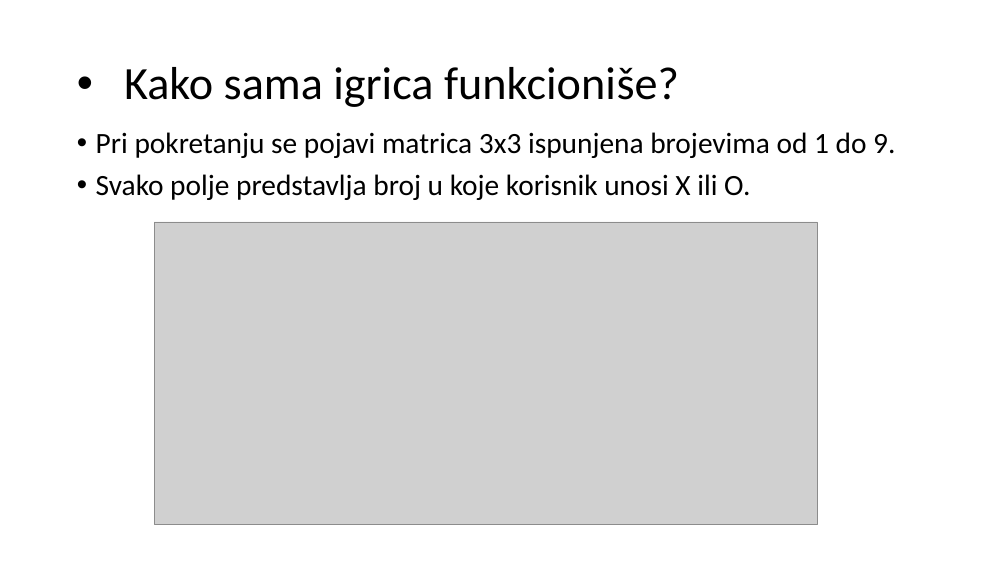
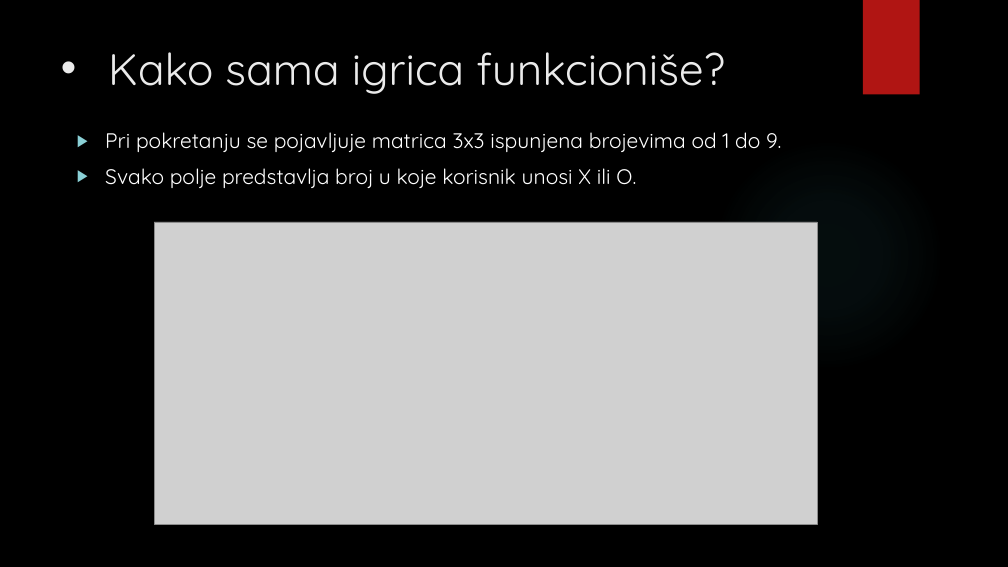
Before and after one commit to DjordjeA/X-O-game, a slide deck: slide 3 of Iks-Oks.pptx. Drawn at 1008x567 pixels with LibreOffice and Linux fonts; fonts in the diff are those of the drawing; grey boxes stand for pictures; background and template pictures are left out. Boxes give left, top, right and bottom in pixels: in the first picture for what was removed or moved away, otherwise in the second. Text is boxed around its words. In the diff, an @@ line names an element or a change of style, - is before the commit and + after.

```diff
--- a/Iks-Oks.pptx
+++ b/Iks-Oks.pptx
@@ background #FFFFFF to picture (left out) @@
@@ rectangle added at (863, 0, 920, 95), fill #B01513 @@
@@ title "Kako sama igrica funkcioniše?": place and size @@
-title "Kako sama igrica funkcioniše?" at (124, 67, 679, 107)
+title "Kako sama igrica funkcioniše?" at (108, 52, 725, 94)
@@ title "Kako sama igrica funkcioniše?" at (108, 52, 725, 94): size 44 to 42 pt, font Calibri to Quicksand, text colour #000000 to #EBEBEB; line spacing 0.9 to 1; vertical alignment middle to top @@
@@ text at (105, 132, 781, 152): text changed; size 28 to 20 pt; font Calibri to Quicksand; text colour #000000 to #FFFFFF @@
-• Pri pokretanju se pojavi matrica 3x3 ispunjena brojevima od 1 do 9.
+▶ Pri pokretanju se pojavljuje matrica 3x3 ispunjena brojevima od 1 do 9.
@@ ellipse added at (712, 138, 944, 371), fill gradient #50B9C1 @@
@@ text at (105, 168, 636, 188): size 28 to 20 pt, font Calibri to Quicksand, text colour #000000 to #FFFFFF in "Svako polje predstavlja broj u koje korisnik ..."; bullet • to ▶; line spacing 0.9 to 1 @@
```
Also in this commit, not shown: 5 other slides changed.
